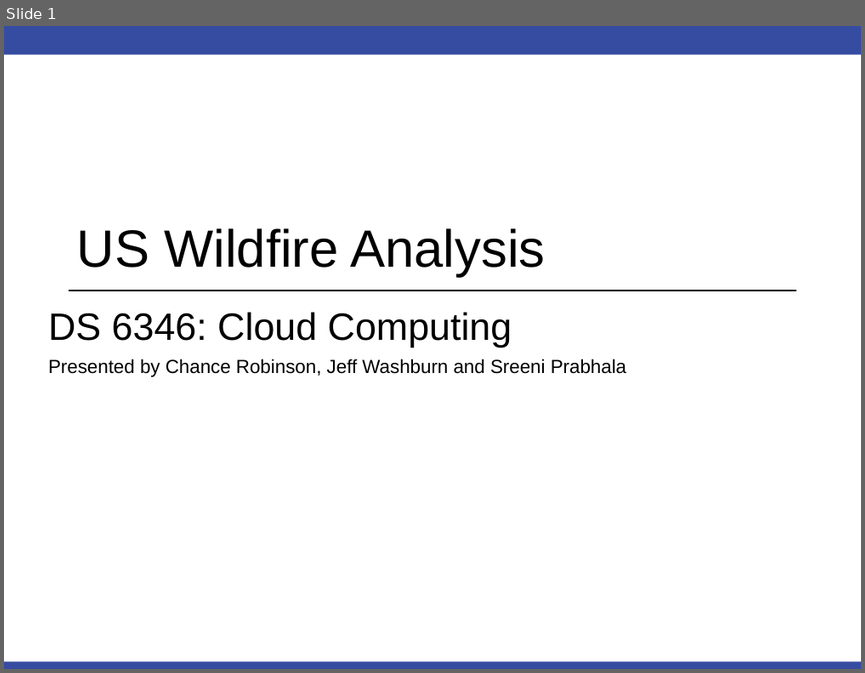
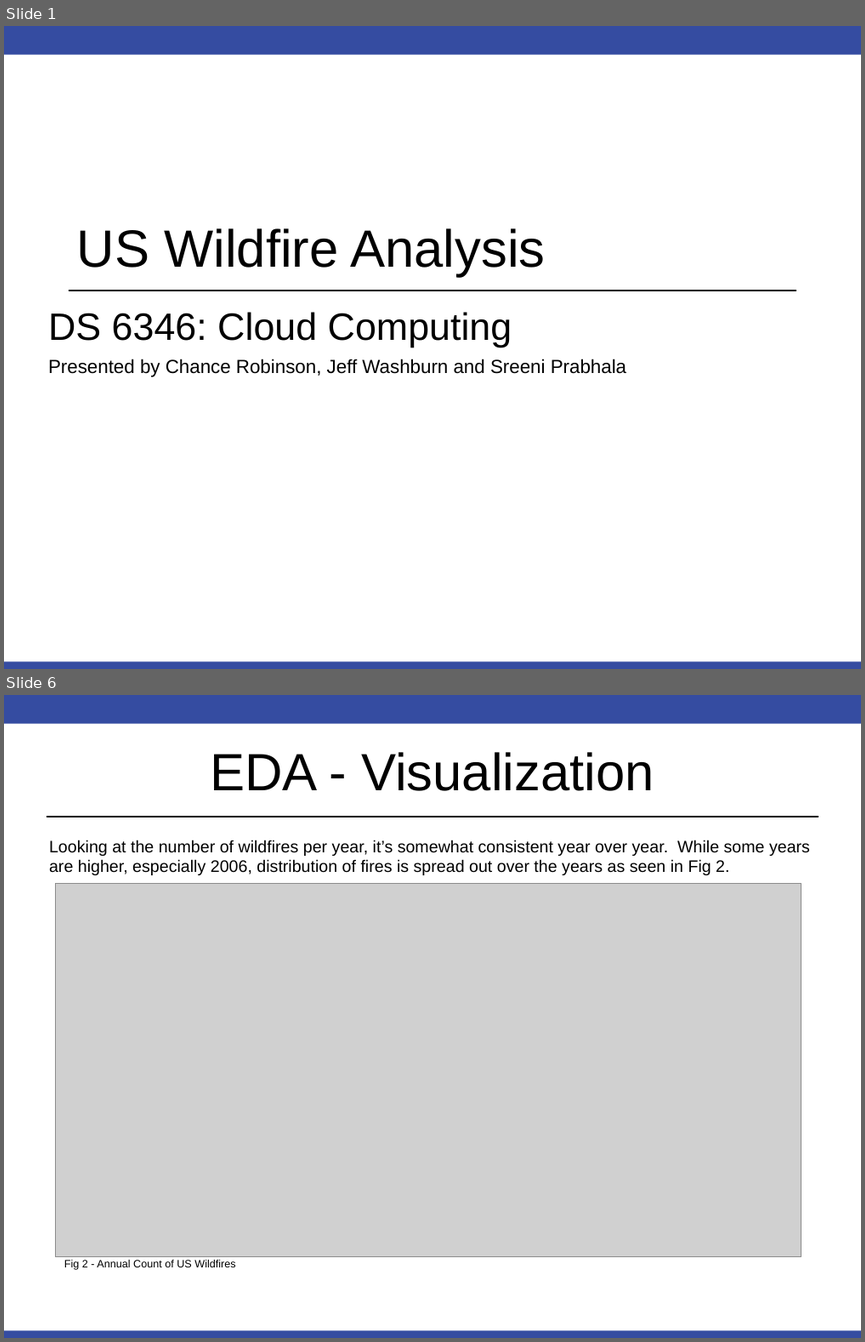
Before and after one commit to RobinsonCW/USWildfireAnalysis, a slide deck: presentation/DS7346_Cloud_Computing_Presentation.pptx. Shown one above the other, each under a label of ours: slide 1 before the commit, slides 1 and 6 after it; the slides between them are not shown. The pictures are 865x673 and 865x1342 pixels, drawn with LibreOffice and Linux fonts; fonts in the diff are those of the drawing; grey boxes stand for pictures; background and template pictures are left out. Boxes give left, top, right and bottom in pixels: in the first picture for what was removed or moved away, otherwise in the second. Text is boxed around its words. In the diff, an @@ line names an element or a change of style, - is before the commit and + after.

```diff
--- a/presentation/DS7346_Cloud_Computing_Presentation.pptx
+++ b/presentation/DS7346_Cloud_Computing_Presentation.pptx
@@ slide 6 added at <box>4,695,861,1338</box>, background #FFFFFF; not listed: 2 template elements that a slide beside it also shows @@
@@ title added at <box>210,752,654,791</box>, 44 pt, text #000000 @@
+EDA - Visualization
@@ line added from (46, 817) to (818, 817), #000000 1.25 pt @@
@@ text added at <box>49,839,810,875</box>, 14 pt, text #000000 @@
+Looking at the number of wildfires per year, it’s somewhat consistent year over year. While some years are higher, especially 2006, distribution of fires is spread out over the years as seen in Fig 2.
@@ picture added at <box>55,884,800,1256</box> @@
@@ text added at <box>64,1259,235,1270</box>, 9 pt, text #000000 @@
+Fig 2 - Annual Count of US Wildfires
```
Also in this commit, not shown: 12 other slides added, 5 slides removed.
